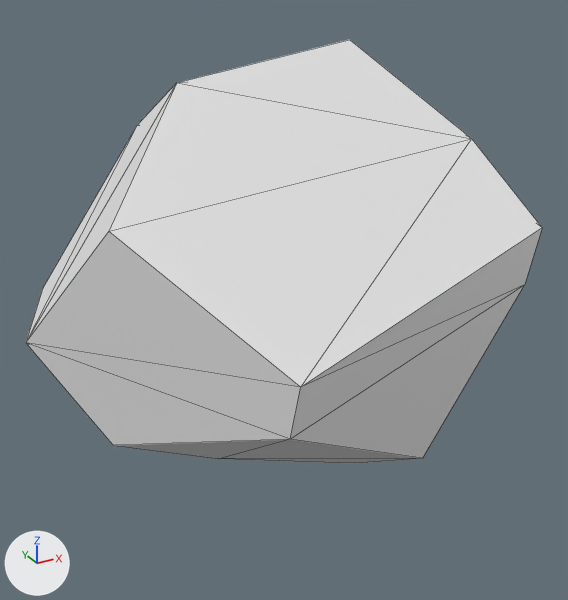
The OBJ model assets/pieces/daikon_train/daikon_0192.obj as it was, and as the next commit left it.
Before and after are seen from a 50 mm lens placed at (-0.0229, -0.043, 0.0204), pointed at (-0.001, -0.0032, 0.0005). Every picture has the same lights, and +X, +Y and +Z are marked at lower left. The first picture is the older version. Mesh edges are drawn as thin lines. Where no turn or scale is listed for an object, it has been applied to the vertices.

The older version as bpy lines, for what is in view:
```python
me_daikon_0192 = bpy.data.meshes.new('daikon_0192')
me_daikon_0192.from_pydata(...)  # 20 vertices, 36 faces; spans x -0.016..0.0111, y -0.015..0.01, z -0.0147..0.0153
ob_daikon_0192 = bpy.data.objects.new('daikon_0192', me_daikon_0192)
ob_daikon_0192.location = (0.0, 0.0, 0.0)
```
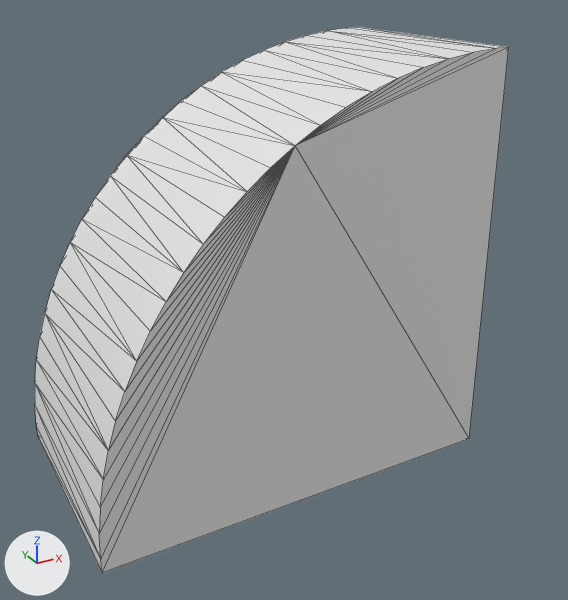
What differs and where, as boxes (x1, y1, x2, y2) in the pictures (568 x 600 px):
'daikon_0192', reshaped (8% narrower, 29% taller): before (26, 39, 542, 463); after (35, 27, 509, 573)

What changed in the scene script:
```text
Change me_daikon_0192:
    used by ob_daikon_0192; location = (0.0, 0.0, 0.0)
    remove me_daikon_0192.from_pydata(...)  # 20 vertices, 36 faces; spans x -0.016..0.0111, y -0.015..0.01, z -0.0147..0.0153
    add me_daikon_0192.from_pydata(...)  # 54 vertices, 104 faces; spans x -0.0152..0.0115, y -0.0078..0.0078, z -0.0116..0.0155
    me_daikon_0192 part 1: the whole mesh is rebuilt
```
